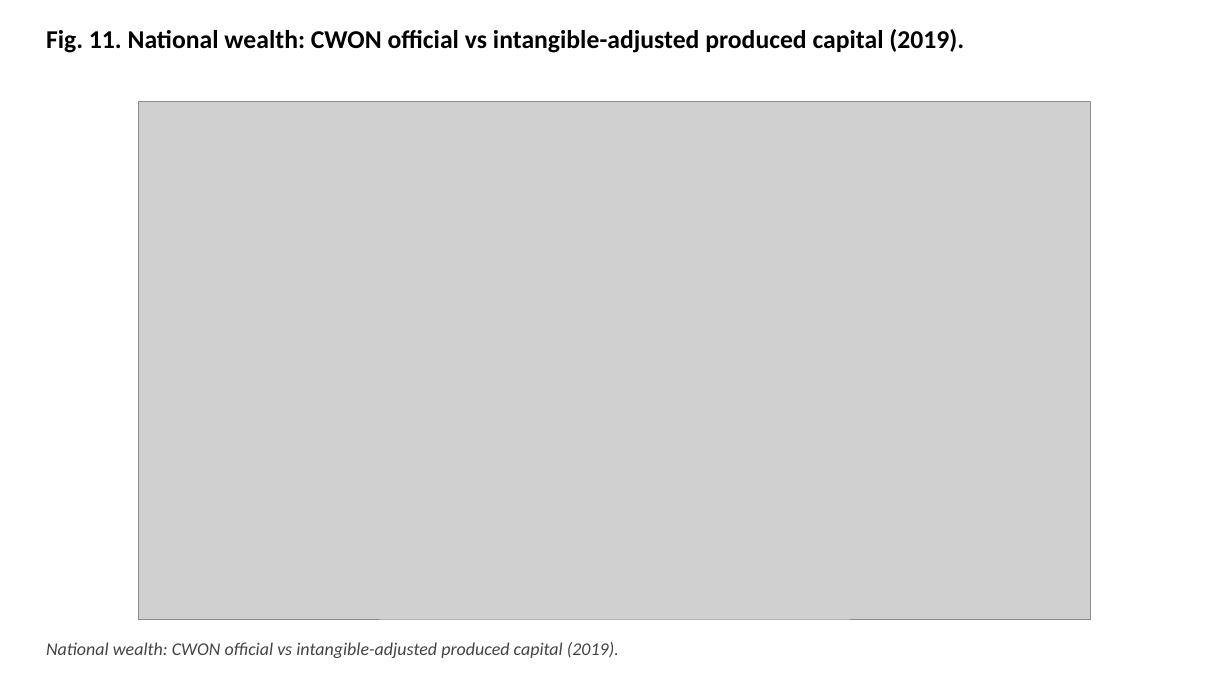
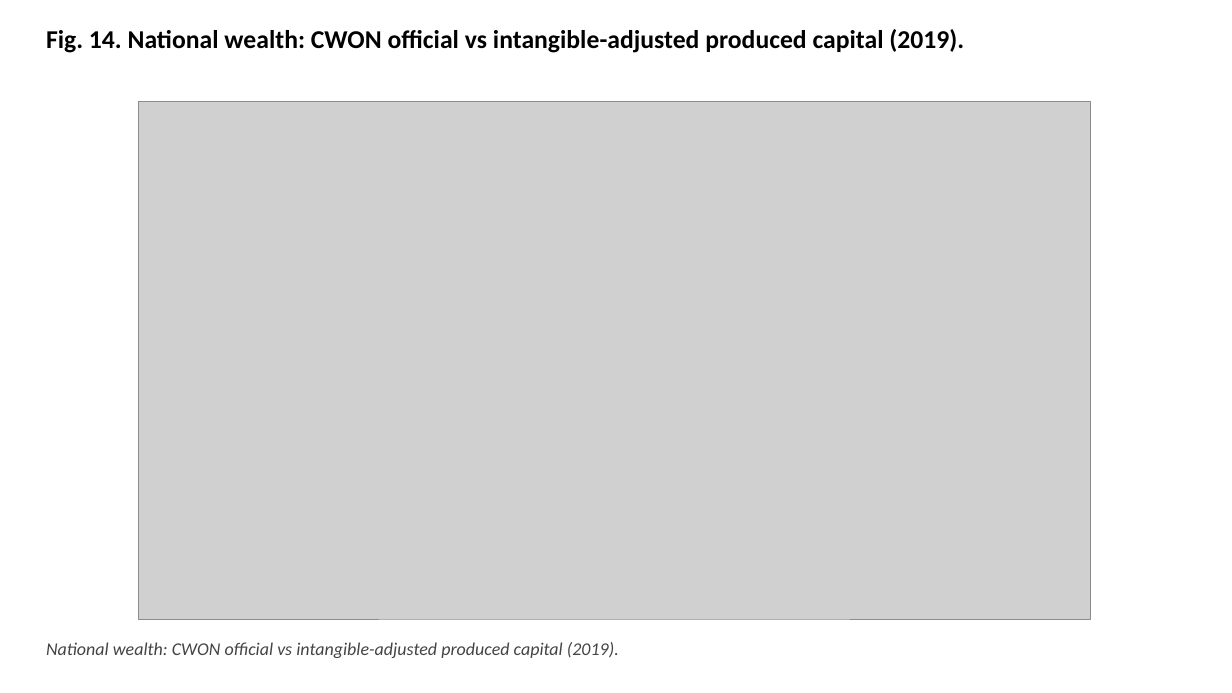
Before and after one commit to bougtoir/medical-accident-its-analysis, a slide deck: slide 14 of gdp_tempo_paper/manuscript/figures_en.pptx (slide 11 before the commit). Drawn at 1232x693 pixels with LibreOffice and Linux fonts; fonts in the diff are those of the drawing; grey boxes stand for pictures. Boxes give left, top, right and bottom in pixels: in the first picture for what was removed or moved away, otherwise in the second. Text is boxed around its words. In the diff, an @@ line names an element or a change of style, - is before the commit and + after.

```diff
--- a/gdp_tempo_paper/manuscript/figures_en.pptx
+++ b/gdp_tempo_paper/manuscript/figures_en.pptx
@@ text at (46,29,964,53): text changed @@
-Fig. 11. National wealth: CWON official vs intangible-adjusted produced capital (2019).
+Fig. 14. National wealth: CWON official vs intangible-adjusted produced capital (2019).
```
Also in this commit, not shown: 1 other slide changed, 3 slides added, 32 other files.
